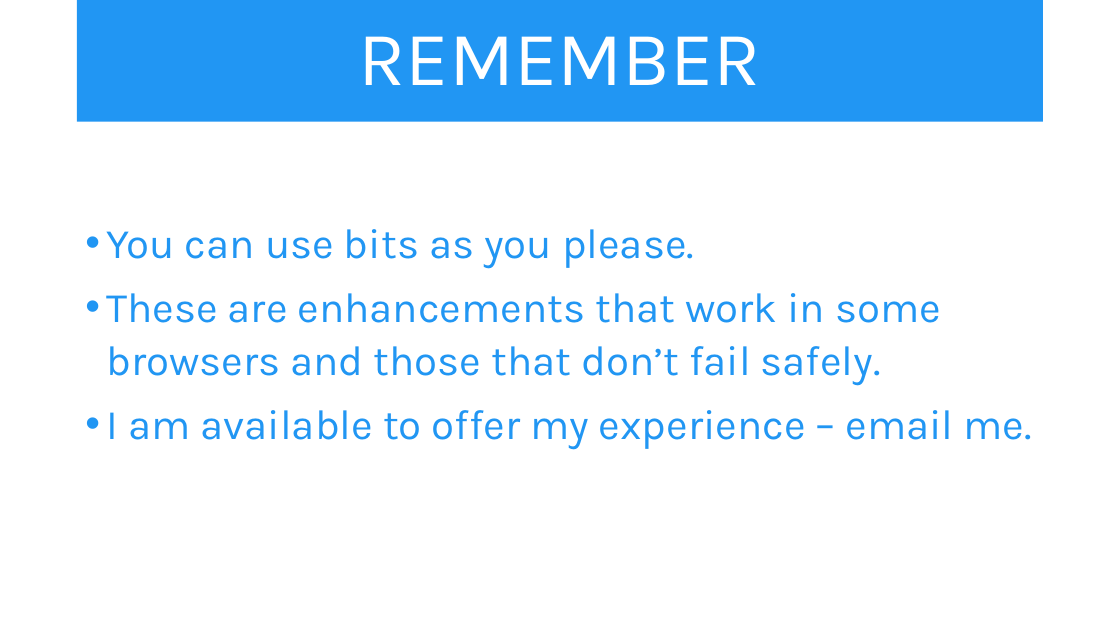
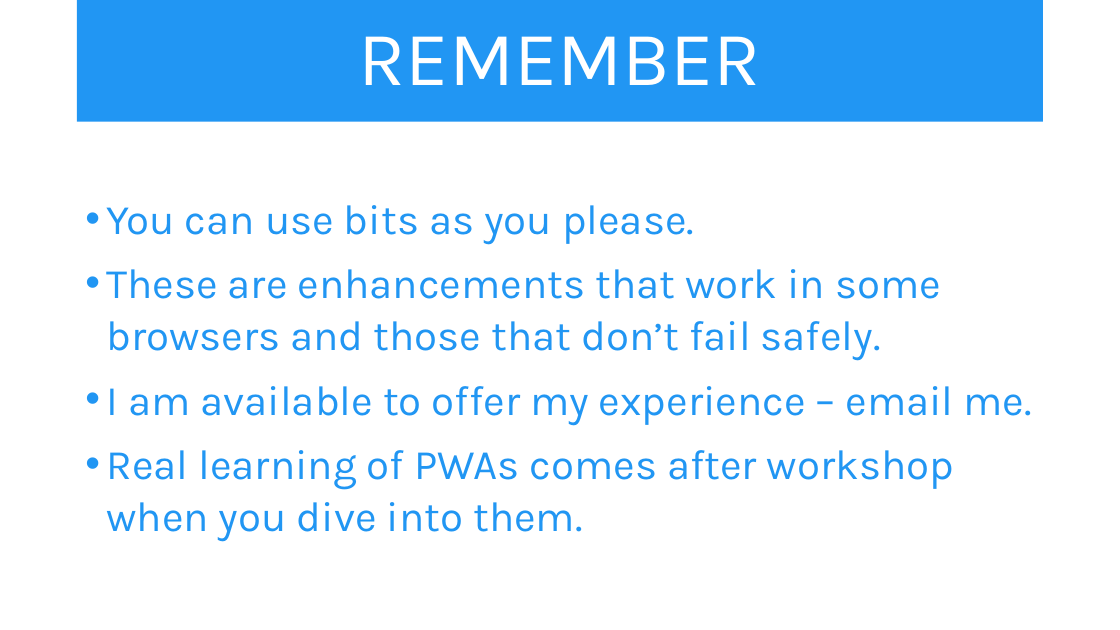
Before and after one commit to aniWeyn/pwa, a slide deck: slide 6 of PWA.pptx (slide 4 before the commit). Drawn at 1120x630 pixels with LibreOffice and Linux fonts; fonts in the diff are those of the drawing. Boxes give left, top, right and bottom in pixels: in the first picture for what was removed or moved away, otherwise in the second. Text is boxed around its words. In the diff, an @@ line names an element or a change of style, - is before the commit and + after.

```diff
--- a/PWA.pptx
+++ b/PWA.pptx
@@ text at (x1=106, y1=450, x2=954, y2=542): paragraph added @@
+• Real learning of PWAs comes after workshop when you dive into them.
```
Also in this commit, not shown: 5 other slides changed, 2 slides added, 1 slide removed, 2 other files.
